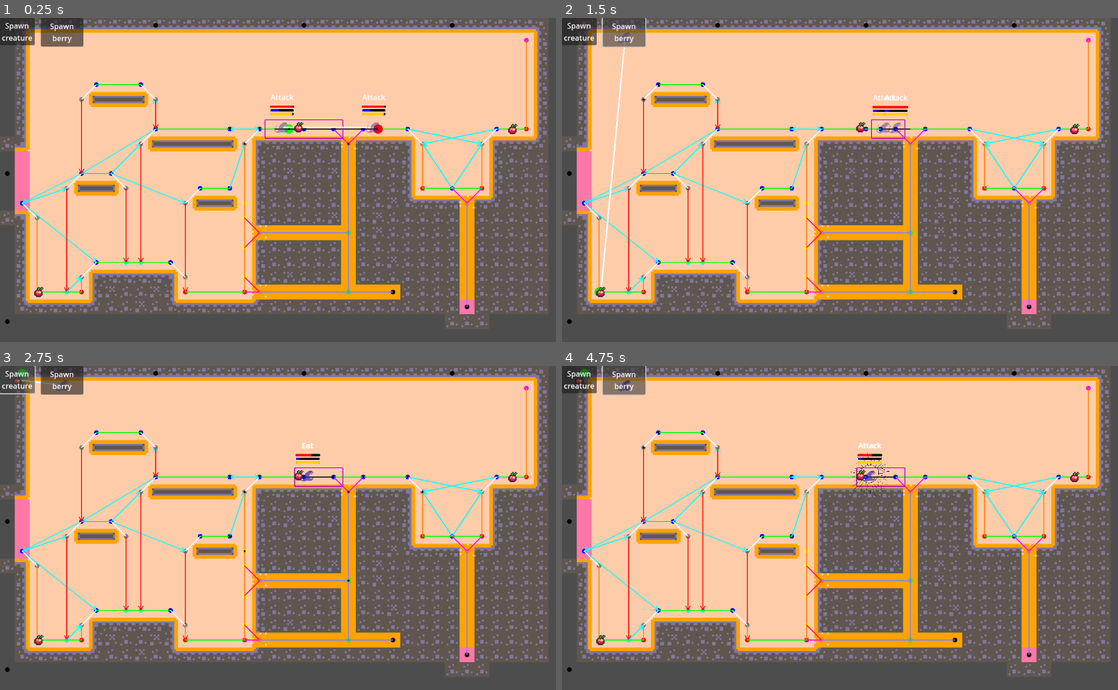
Above: before the commit, frames 1-4 (two rows, left to right).
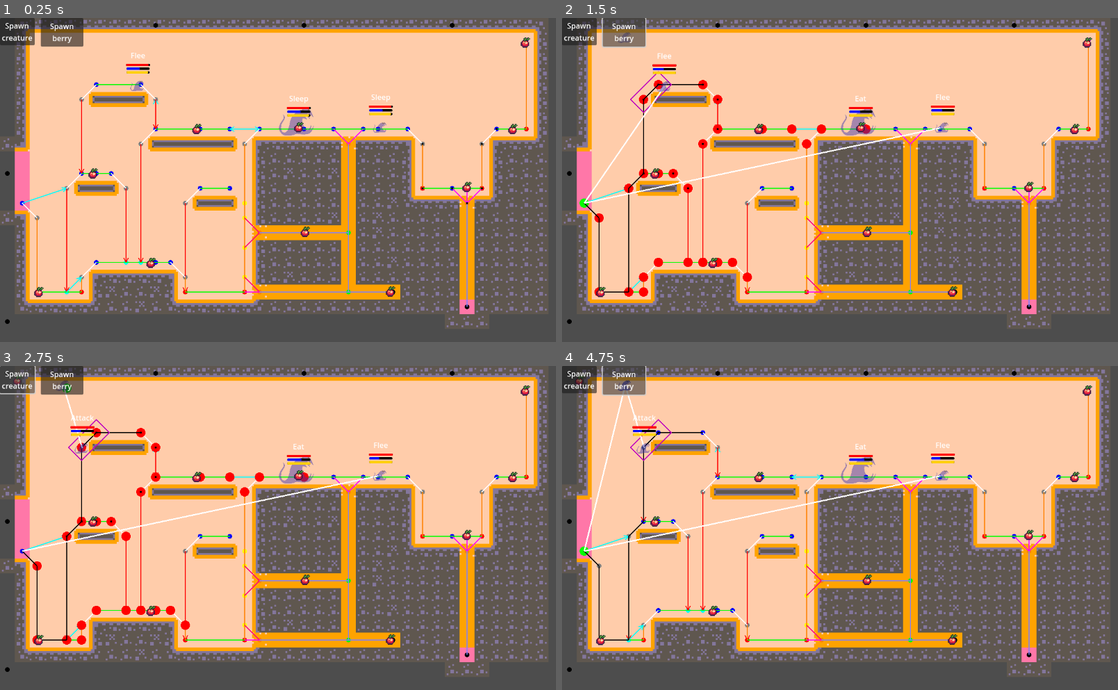
Above: after the commit, the same moments.

Repository: marolmmar1/TFG
Game: Godot game, scene res://Develop/Bioma.tscn
Two runs of this game, one before a commit and one after it. Both use one fixed random seed, a clock stepped at 60 frames per second and the inputs below.
Inputs:
- Up to frame 1 (0.25 s): no input
- Up to frame 2 (1.5 s): click "Spawn creature" at 0.5 s; click "Spawn berry" at 1.25 s
- Up to frame 3 (2.75 s): click "Spawn creature" at 2 s
- Up to frame 4 (4.75 s): click "Spawn berry" at 2.75 s; click "Spawn creature" at 3.5 s; click "Spawn berry" at 4.25 s

The runs differ from the first frame. In frame 1, 2.0% of the frame differs, in the area x 3-96%, y 6-87%; in frame 2, 3.7%; in frame 3, 3.3%; in frame 4, 2.7%.

Commit message:
fix bugs and split astar between frames

Diff:
--- a/AStarGraph/tile_map_helper.gd
+++ b/AStarGraph/tile_map_helper.gd
@@ -79,7 +79,7 @@
 	return tilemap.to_global(tilemap.map_to_local(cell));
 
 func to_local_position(cell):
-	#Don't know why
+	# Don't know why
 	var v = (tilemap.to_local(cell)) / (tilemap.scale.x * 2);
 	v = Vector2i(floor(v.x), floor(v.y));
 	return v
--- a/Creatures/GroundCreature/astar_ai.gd
+++ b/Creatures/GroundCreature/astar_ai.gd
@@ -4,6 +4,7 @@
 @export var fall_reliability_cost_mult: float = 1.5
 
 var astar_graph: Node2D
+var global_astar_manager
 
 var walk_speed
 var climb_speed
@@ -25,11 +26,22 @@
 	var parent: AstarAINode
 	var cost: float
 
-
-func astar(current_node: Vector2i, target_node: Vector2i) -> Array:
+func deep_copy_dict(dict):
+	var new_dict = {}
+	for key in dict:
+		if typeof(dict[key]) == TYPE_DICTIONARY:
+			new_dict[key] = deep_copy_dict(dict[key])
+		elif typeof(dict[key]) == TYPE_ARRAY:
+			new_dict[key] = dict[key].duplicate()
+		else:
+			new_dict[key] = dict[key]
+	return new_dict
+
+
+func astar(current_node: Vector2i, target_node: Vector2i, debug_mode = false) -> Array:
 	calculating_astar = true
 
-	astar_nodes = astar_graph.astar_nodes.duplicate()
+	astar_nodes = deep_copy_dict(astar_graph.astar_nodes)
 
 	var pending = []
 	var explored = []
@@ -38,11 +50,22 @@
 
 	pending.append(start_node)
 
-	while pending.size() > 0: #TODO prevent infinite loop and split process through ticks
-
-		# #DEBUG
-		await get_tree().create_timer(0.01).timeout
-		astar_graph.queue_redraw()
+	var iterations = 0
+	while pending.size() > 0:
+
+		iterations += 1
+		if iterations > 3: #HACK
+			global_astar_manager.add_loop(iterations)
+			iterations = 0
+
+		# Split process through multiple frames
+		if not global_astar_manager.can_process_loop():
+			await get_tree().process_frame
+
+		#DEBUG
+		if debug_mode:
+			# await get_tree().create_timer(0.01).timeout
+			astar_graph.queue_redraw()
 
 		var lowest_cost_node = null
 		var lowest_cost = INF
@@ -75,12 +98,13 @@
 			calculating_astar = false
 			return _path
 
-		# #DEBUG
-		astar_graph.astar_on_going.append(astar_graph.tmhelper.to_world_position(lowest_cost_node.node))
-		# print("parent cost: ", lowest_cost_node.parent.cost if lowest_cost_node.parent else 0)
-		# print("cost: ", lowest_cost_node.cost - lowest_cost_node.parent.cost if lowest_cost_node.parent else lowest_cost_node.cost)
-		# print("heuristic: ", node_heuristic(lowest_cost_node, AstarAINode.new(target_node, null, 0)))
-		# print("total: ", lowest_cost_node.cost + node_heuristic(lowest_cost_node, AstarAINode.new(target_node, null, 0)), "\n")
+		#DEBUG
+		if debug_mode:
+			astar_graph.astar_on_going.append(astar_graph.tmhelper.to_world_position(lowest_cost_node.node))
+			# print("parent cost: ", lowest_cost_node.parent.cost if lowest_cost_node.parent else 0)
+			# print("cost: ", lowest_cost_node.cost - lowest_cost_node.parent.cost if lowest_cost_node.parent else lowest_cost_node.cost)
+			# print("heuristic: ", node_heuristic(lowest_cost_node, AstarAINode.new(target_node, null, 0)))
+			# print("total: ", lowest_cost_node.cost + node_heuristic(lowest_cost_node, AstarAINode.new(target_node, null, 0)), "\n")
 
 		var neighbors = get_neighbors(lowest_cost_node.node, current_node, target_node)
 		for neighbor in neighbors:
@@ -144,11 +168,16 @@
 	var movement_cost = 0
 	for edge in astar_nodes[from.node]:
 		if edge.to == to.node:
-			movement_cost = speed_cost(edge)
-			movement_cost = reliavility_cost(edge, movement_cost)
+			movement_cost = movement_cost(edge)
 			break
 
 	return movement_cost + parent_cost
+
+func movement_cost(edge: Edge) -> float:
+	var cost = 0
+	cost = speed_cost(edge)
+	cost = reliavility_cost(edge, cost)
+	return cost
 
 func speed_cost(edge: Edge) -> float:
 	var dist = astar_graph.tmhelper.to_world_position(edge.from).distance_to(astar_graph.tmhelper.to_world_position(edge.to))
@@ -184,6 +213,9 @@
 	var current = end_node
 	while current != start_node:
 		if current.parent:
+			if not astar_nodes.has(current.parent.node):
+				push_warning("Failed to build path | Creature: ", get_parent().get_parent().name)
+				return []
 			for edge in astar_nodes[current.parent.node]:
 				if edge.to == current.node:
 					_path.append(edge)
@@ -192,3 +224,10 @@
 
 	_path.reverse()
 	return _path
+
+
+func get_total_cost_from_path(path: Array) -> float:
+	var total_cost = 0
+	for edge in path:
+		total_cost += movement_cost(edge)
+	return total_cost
--- a/Creatures/GroundCreature/creature_data.gd
+++ b/Creatures/GroundCreature/creature_data.gd
@@ -64,7 +64,7 @@
 	stamina_regen_rate = stamina_regen_rate
 
 	health = max_health
-	food = max_food - 80 #DEBUG
+	food = max_food - 50 #DEBUG
 	stamina = max_stamina
 
 func _process(delta: float) -> void:
--- a/Creatures/GroundCreature/ground_creature_ai.gd
+++ b/Creatures/GroundCreature/ground_creature_ai.gd
@@ -16,6 +16,7 @@
 var low_level_state_manager
 var controller
 var creature
+var calculating_action
 
 var path = []
 var path_index = 0
@@ -37,6 +38,7 @@
 	controller.on_change_state.connect(check_path_progress)
 
 	astar_ai.astar_graph = astar_graph
+	astar_ai.global_astar_manager = get_tree().root.get_node("AstarGlobalManager")
 
 	astar_ai.walk_speed = controller.find_child("Walk").speed
 	astar_ai.climb_speed = controller.find_child("Climb").speed
@@ -55,8 +57,9 @@
 
 #TODO pass to higher AI
 func tick():
-	# Calculate best action
-	calculate_action()
+	if not calculating_action:
+		# Calculate best action
+		calculate_action()
 
 
 	# Check if we haven't stopped moving towards node
@@ -64,7 +67,7 @@
 	if not path or path.is_empty():
 		return
 
-	if abs(controller.position.distance_to(astar_graph.tmhelper.to_world_position(path[path_index].to)) - last_dist) < 0.01:
+	if abs(controller.position.distance_to(astar_graph.tmhelper.to_world_position(path[path_index].to)) - last_dist) < 0.1:
 		# Recalculate A*
 		calculate_astar()
 
@@ -74,10 +77,11 @@
 
 func _process(delta):
 	#Check if we have an action then act
-	if not current_low_level_action:
+	if not current_low_level_action and not calculating_action:
 		calculate_action()
 
-	else:
+	elif current_low_level_action:
+		# print("Executing action: ", current_low_level_action.name, " creature ", creature.name)
 		current_low_level_action.execute(self)
 
 		# If we have a target check if we've reached it
@@ -102,7 +106,6 @@
 
 
 func calculate_astar():
-
 	if not target:
 		return
 	if not astar_graph.astar_nodes:
@@ -125,31 +128,45 @@
 	if current_node == null or target_node == null:
 		return
 	if not astar_graph.astar_nodes.has(current_node):
-		push_warning("Current node not found in astar graph | Creature: ", get_parent().name)
+		# push_warning("Current node not found in astar graph | Creature: ", get_parent().name)
 		on_current_node_missing.emit(creature)
 		return
 
 	path = []
 	path_index = 0
 	last_dist = 100000
-	path = await astar_ai.astar(current_node, target_node) #DEBUG
-
-
+	path = await astar_ai.astar(current_node, target_node, true) #DEBUG
+
+
+# Async
 func calculate_action():
-	var action = low_level_ai.calculate_action(low_level_state_manager.get_state(creature))
+	calculating_action = true
+
+	var state = await low_level_state_manager.get_state(creature)
+	var action = low_level_ai.calculate_action(state)
 
 	if action is EatAction:
+		if not low_level_state_manager.get_item_node(action.food):
+			push_warning("Food not found | Creature: ", get_parent().get_parent().name, " | Action: ", action)
+			return
 		if current_low_level_action:
 			current_low_level_action.exit(self)
 		current_low_level_action = eat_action_controller
 		current_low_level_action.enter(self, low_level_state_manager.get_item_node(action.food))
 
 	elif action is FleeAction:
+		if not low_level_state_manager.get_item_node(action.enemy):
+			push_warning("Enemy not found | Creature: ", get_parent().get_parent().name, " | Action: ", action)
+			return
 		if current_low_level_action:
 			current_low_level_action.exit(self)
 		current_low_level_action = flee_action_controller
+		current_low_level_action.enter(self, low_level_state_manager.get_item_node(action.enemy))
 
 	elif action is AttackAction:
+		if not low_level_state_manager.get_item_node(action.enemy):
+			push_warning("Enemy not found | Creature: ", get_parent().get_parent().name, " | Action: ", action)
+			return
 		if current_low_level_action:
 			current_low_level_action.exit(self)
 		current_low_level_action = attack_action_controller
@@ -161,11 +178,15 @@
 		current_low_level_action = rest_action_controller
 		current_low_level_action.enter(self)
 
+	calculating_action = false
+
 func on_action_finished():
 	if current_low_level_action:
 		current_low_level_action.exit(self)
 	current_low_level_action = null
-	calculate_action()
+
+	if not calculating_action:
+		calculate_action()
 
 
 func check_path_progress(state = null):
--- a/Creatures/GroundCreature/ground_creature_controller.gd
+++ b/Creatures/GroundCreature/ground_creature_controller.gd
@@ -4,7 +4,7 @@
 @export var damage_height: float = 550
 @export var default_stun_time: float = 1.5
 #DEBUG
-@export var debug := true
+@export var debug := false
 
 @onready var idle_state = $Idle
 @onready var idle_climb_state = $IdleClimb
@@ -168,5 +168,6 @@
 	if debug:
 		print(controller.name, " physics queue change state: ", state.name)
 
+
 	queued_state = state
 	queued_vars = vars
--- a/Creatures/LowLevelActions/flee_action_controller.gd
+++ b/Creatures/LowLevelActions/flee_action_controller.gd
@@ -1,12 +1,36 @@
 extends ActionController
 
 var creature
+var target_pos
+var nodes
 
 func enter(mainAI, target = null):
-	pass
+	mainAI.on_target_reached.connect(on_target_reached)
+	creature = target
+	nodes = mainAI.astar_graph.astar_nodes
+	target_pos = await get_lowest_tl_node(creature, nodes)
 
 func execute(mainAI):
-	mainAI.target = null
+	if target_pos:
+		mainAI.target = target_pos
 
 func exit(mainAI):
-	pass
+	mainAI.on_target_reached.disconnect(on_target_reached)
+
+func on_target_reached():
+	on_action_finished.emit()
+
+func get_lowest_tl_node(_creature, _nodes):
+	var max_dist = 0
+	var res_node
+	for node in _nodes:
+		var path = await _creature.ai.astar_ai.astar(_creature.ai.astar_graph.tmhelper.to_local_position(_creature.position), node)
+		var dist = _creature.ai.astar_ai.get_total_cost_from_path(path)
+
+		if dist > max_dist:
+			max_dist = dist
+			res_node = node
+
+	if not res_node:
+		return null
+	return _creature.ai.astar_graph.tmhelper.to_world_position(res_node)
--- a/Creatures/States/attack_state.gd
+++ b/Creatures/States/attack_state.gd
@@ -50,7 +50,6 @@
 		on_change_state.emit(idle_state, {})
 
 func check_conditions(vars) -> bool:
-	print((controller.check_is_on_floor() or controller.check_is_on_wall()))
 	if (controller.check_is_on_floor() or controller.check_is_on_wall()) and vars.has("target") and vars["target"] != null and vars["target"].global_position.distance_to(controller.global_position) <= attack_range:
 		return true
 
--- a/Develop/Bioma.tscn
+++ b/Develop/Bioma.tscn
@@ -31,6 +31,8 @@
 position = Vector2(12, 88)
 
 [node name="AStarGraph" parent="Biome/Zone" instance=ExtResource("2_hqvih")]
+horizontal_jump_dist = 3
+vertical_jump_dist = 2
 draw_graph = true
 
 [node name="LowLevelStateManager" type="Node2D" parent="Biome/Zone"]
@@ -43,10 +45,19 @@
 [node name="ZoneProps" type="Node2D" parent="Biome/Zone"]
 
 [node name="Creature1" parent="Biome/Zone/ZoneProps" instance=ExtResource("7_t4mvu")]
-position = Vector2(596, 236)
+position = Vector2(298, 146)
 
 [node name="Creature2" parent="Biome/Zone/ZoneProps" instance=ExtResource("7_t4mvu")]
 position = Vector2(822, 236)
+
+[node name="Creature3" parent="Biome/Zone/ZoneProps" instance=ExtResource("7_t4mvu")]
+position = Vector2(645, 239)
+max_health = 200
+attack_power = 60
+
+[node name="Sprite2D" parent="Biome/Zone/ZoneProps/Creature3" index="3"]
+position = Vector2(0, -3.65337)
+scale = Vector2(0.161901, 0.161901)
 
 [node name="Berry" parent="Biome/Zone/ZoneProps" instance=ExtResource("5_wdfje")]
 position = Vector2(84, 591)
@@ -57,6 +68,27 @@
 [node name="Berry3" parent="Biome/Zone/ZoneProps" instance=ExtResource("5_wdfje")]
 position = Vector2(1107, 239)
 
+[node name="Berry4" parent="Biome/Zone/ZoneProps" instance=ExtResource("5_wdfje")]
+position = Vector2(659, 461)
+
+[node name="Berry5" parent="Biome/Zone/ZoneProps" instance=ExtResource("5_wdfje")]
+position = Vector2(425, 239)
+
+[node name="Berry6" parent="Biome/Zone/ZoneProps" instance=ExtResource("5_wdfje")]
+position = Vector2(201, 335)
+
+[node name="Berry7" parent="Biome/Zone/ZoneProps" instance=ExtResource("5_wdfje")]
+position = Vector2(326, 528)
+
+[node name="Berry8" parent="Biome/Zone/ZoneProps" instance=ExtResource("5_wdfje")]
+position = Vector2(843, 590)
+
+[node name="Berry9" parent="Biome/Zone/ZoneProps" instance=ExtResource("5_wdfje")]
+position = Vector2(1008, 364)
+
+[node name="Berry10" parent="Biome/Zone/ZoneProps" instance=ExtResource("5_wdfje")]
+position = Vector2(1134, 52)
+
 [node name="UI" type="CanvasLayer" parent="."]
 
 [node name="StatBars" parent="UI" node_paths=PackedStringArray("character") instance=ExtResource("8_rce6s")]
@@ -64,3 +96,8 @@
 
 [node name="StatBars2" parent="UI" node_paths=PackedStringArray("character") instance=ExtResource("8_rce6s")]
 character = NodePath("../../Biome/Zone/ZoneProps/Creature2")
+
+[node name="StatBars3" parent="UI" node_paths=PackedStringArray("character") instance=ExtResource("8_rce6s")]
+character = NodePath("../../Biome/Zone/ZoneProps/Creature3")
+
+[editable path="Biome/Zone/ZoneProps/Creature3"]
--- a/Develop/test.tscn
+++ /dev/null
@@ -1,76 +0,0 @@
-[gd_scene load_steps=5 format=3 uid="uid://5tv6ru6cuho5"]
-
-[ext_resource type="Texture2D" uid="uid://2l44j7m7c03b" path="res://icon.svg" id="2_8j352"]
-
-[sub_resource type="RectangleShape2D" id="RectangleShape2D_pmxs8"]
-
-[sub_resource type="GDScript" id="GDScript_1j8l8"]
-script/source = "extends CharacterBody2D
-
-
-const SPEED = 300.0
-const JUMP_VELOCITY = -400.0
-
-
-func _physics_process(delta: float) -> void:
-	# Add the gravity.
-	if not is_on_floor():
-		velocity += get_gravity() * delta
-
-	move_and_slide()
-"
-
-[sub_resource type="CircleShape2D" id="CircleShape2D_0eg26"]
-radius = 17.0294
-
-[node name="Test" type="Node2D"]
-
-[node name="StaticBody2D" type="StaticBody2D" parent="."]
-position = Vector2(298, 274)
-scale = Vector2(8.32587, 8.32587)
-
-[node name="CollisionShape2D" type="CollisionShape2D" parent="StaticBody2D"]
-shape = SubResource("RectangleShape2D_pmxs8")
-
-[node name="Sprite2D" type="Sprite2D" parent="StaticBody2D"]
-scale = Vector2(0.153888, 0.153888)
-texture = ExtResource("2_8j352")
-
-[node name="CharacterBody2D3" type="CharacterBody2D" parent="."]
-modulate = Color(0.127824, 0.507951, 0.380409, 1)
-position = Vector2(299, -18)
-collision_layer = 4
-script = SubResource("GDScript_1j8l8")
-
-[node name="CollisionShape2D" type="CollisionShape2D" parent="CharacterBody2D3"]
-shape = SubResource("CircleShape2D_0eg26")
-
-[node name="Sprite2D" type="Sprite2D" parent="CharacterBody2D3"]
-scale = Vector2(0.222699, 0.222699)
-texture = ExtResource("2_8j352")
-
-[node name="CharacterBody2D4" type="CharacterBody2D" parent="."]
-modulate = Color(0.521438, 0.10258, 0.408475, 1)
-position = Vector2(299, 38)
-collision_layer = 2
-script = SubResource("GDScript_1j8l8")
-
-[node name="CollisionShape2D" type="CollisionShape2D" parent="CharacterBody2D4"]
-shape = SubResource("CircleShape2D_0eg26")
-
-[node name="Sprite2D" type="Sprite2D" parent="CharacterBody2D4"]
-scale = Vector2(0.222699, 0.222699)
-texture = ExtResource("2_8j352")
-
-[node name="CharacterBody2D5" type="CharacterBody2D" parent="."]
-modulate = Color(0.390098, 0.294062, 0.0875284, 1)
-position = Vector2(299, 92)
-collision_layer = 2
-script = SubResource("GDScript_1j8l8")
-
-[node name="CollisionShape2D" type="CollisionShape2D" parent="CharacterBody2D5"]
-shape = SubResource("CircleShape2D_0eg26")
-
-[node name="Sprite2D" type="Sprite2D" parent="CharacterBody2D5"]
-scale = Vector2(0.222699, 0.222699)
-texture = ExtResource("2_8j352")
--- /dev/null
+++ b/Global/AstarGlobalManager.tscn
@@ -0,0 +1,6 @@
+[gd_scene load_steps=2 format=3 uid="uid://26qyq65ugswv"]
+
+[ext_resource type="Script" path="res://Global/astar_global_manager.gd" id="1_u4n6f"]
+
+[node name="AstarGlobalManager" type="Node"]
+script = ExtResource("1_u4n6f")
--- /dev/null
+++ b/Global/astar_global_manager.gd
@@ -0,0 +1,19 @@
+extends Node
+
+@export var max_count: int = 25
+
+var counter: int = 0
+
+#HACK Probably should use signals but it's not worth the complexity
+
+func add_loop(amount: int):
+
+	counter += amount
+	if counter > max_count:
+		counter = max_count
+
+func can_process_loop() -> bool:
+	return counter < max_count
+
+func _process(delta: float) -> void:
+	counter = 0
--- a/LowLevelState/low_level_state_manager.gd
+++ b/LowLevelState/low_level_state_manager.gd
@@ -4,17 +4,16 @@
 @export var food_n: int = 3
 @export var stamina_n: int = 3
 @export var dist_n: int = 4
-@export var max_considerable_distance: float = 1000
+@export var max_considerable_distance: float = 2500
 @export var max_considerable_attack_power: float = 100
+@export var max_considerable_food_value: float = 100
 @export var food_value_n: int = 4
-@export var max_food_value: float = 100
 @export var threat_level_n: int = 4
 
 #DEBUG
 @export var debug := false
 
 var zone_props
-
 
 var item_node = {}
 
@@ -36,39 +35,65 @@
 
 	var state = LowLevelState.new(health, food, stamina)
 
-	for node in zone_props.get_children():
-		if not node.is_in_group("Food"):
+	for prop in zone_props.get_children():
+		if not is_instance_valid(prop):
+			continue
+		if not prop.is_in_group("Food"):
 			continue
 
 		#DEBUG
-		items.append(node)
+		items.append(prop)
 
-		var dist = remap_and_quantize_value(creature.global_position.distance_to(node.global_position), 0, max_considerable_distance, 0, dist_n)
-		var food_value = remap_and_quantize_value(node.food_value, 0, max_food_value, 0, food_value_n)
+		var creature_node = creature.ai.astar_graph.tmhelper.to_local_position(creature.global_position)
+		var prop_node = creature.ai.astar_graph.tmhelper.to_local_position(prop.global_position)
+
+		var path = await creature.ai.astar_ai.astar(creature_node, prop_node)
+		var cost = creature.ai.astar_ai.get_total_cost_from_path(path)
+
+		# Need to repeat the checks due to the yield
+		if not is_instance_valid(prop):
+			continue
+
+		var dist = remap_and_quantize_value(cost, 0, max_considerable_distance, 0, dist_n)
+
+		var food_value = remap_and_quantize_value(prop.food_value, 0, max_considerable_food_value, 0, food_value_n)
 
 		var food_item = LowLevelState.Food.new(dist, food_value)
-		item_node[food_item] = node
+		item_node[food_item] = prop
 
 		state.visible_items.append(food_item)
 
-	for node in zone_props.get_children():
-		if not node.is_in_group("Creature"):
+	for prop in zone_props.get_children():
+		if not is_instance_valid(prop):
+			continue
+		if not prop.is_in_group("Creature"):
 			continue
 
-		if node == creature:
+		if prop == creature:
 			continue
 
 		#DEBUG
-		items.append(node)
+		items.append(prop)
 
-		var dist = remap_and_quantize_value(creature.global_position.distance_to(node.global_position), 0, max_considerable_distance, 0, dist_n)
+		var creature_node = creature.ai.astar_graph.tmhelper.to_local_position(creature.global_position)
+		var prop_node = creature.ai.astar_graph.tmhelper.to_local_position(prop.global_position)
+
+		var path = await creature.ai.astar_ai.astar(creature_node, prop_node)
+		var cost = creature.ai.astar_ai.get_total_cost_from_path(path)
+
+		# Need to repeat the checks due to the yield
+		if not is_instance_valid(prop):
+			continue
+
+		var dist = remap_and_quantize_value(cost, 0, max_considerable_distance, 0, dist_n)
+
 		#TODO how to calculate food value for creatures?
-		var food_value = remap_and_quantize_value(0, 0, max_food_value, 0, food_value_n)
+		var food_value = remap_and_quantize_value(0, 0, max_considerable_food_value, 0, food_value_n)
 		# Threat level = health * attack power
-		var threat_level = remap_and_quantize_value(node.data.health * node.data.attack_power, 0, node.data.max_health * max_considerable_attack_power, 0, threat_level_n)
+		var threat_level = remap_and_quantize_value(prop.data.health * prop.data.attack_power, 0, creature.data.max_health * max_considerable_attack_power, 0, threat_level_n)
 
 		var creature_item = LowLevelState.OtherCreature.new(dist, food_value, threat_level)
-		item_node[creature_item] = node
+		item_node[creature_item] = prop
 
 		state.visible_items.append(creature_item)
 
@@ -85,6 +110,7 @@
 
 	return state
 
+
 func remap_and_quantize_value(value, old_min, old_max, new_min, new_max):
 	var v = value
 	if value > old_max:
@@ -98,6 +124,8 @@
 	return quantized_value
 
 func get_item_node(item) -> Node2D:
+	if not is_instance_valid(item_node[item]):
+		return null
 	return item_node[item]
 
 #DEBUG
--- a/UI/debug_ui_stats.gd
+++ b/UI/debug_ui_stats.gd
@@ -12,8 +12,9 @@
 	position = character.global_position
 
 	if character.data:
-		health_bar.value = lerp(health_bar.value, character.data.health, delta * fill_speed)
-		food_bar.value = lerp(food_bar.value, character.data.food, delta * fill_speed)
-		stamina_bar.value = lerp(stamina_bar.value, character.data.stamina, delta * fill_speed)
+		health_bar.value = lerp(health_bar.value, character.data.health / character.data.max_health * 100.0, delta * fill_speed)
+		food_bar.value = lerp(food_bar.value, character.data.food / character.data.max_food * 100.0, delta * fill_speed)
+		stamina_bar.value = lerp(stamina_bar.value, character.data.stamina / character.data.max_stamina * 100.0, delta * fill_speed)
 
-	state_label.text = character.ai.current_low_level_action.name.split("Action")[0]
+	if character.ai.current_low_level_action:
+		state_label.text = character.ai.current_low_level_action.name.split("Action")[0]
--- a/project.godot
+++ b/project.godot
@@ -15,6 +15,18 @@
 config/features=PackedStringArray("4.3", "Forward Plus")
 config/icon="res://icon.svg"
 
+[autoload]
+
+AstarGlobalManager="*res://Global/AstarGlobalManager.tscn"
+
+[debug]
+
+gdscript/warnings/unused_variable=0
+gdscript/warnings/unused_parameter=0
+gdscript/warnings/unused_signal=0
+gdscript/warnings/shadowed_variable=0
+gdscript/warnings/shadowed_global_identifier=0
+
 [display]
 
 window/size/viewport_width=1200
